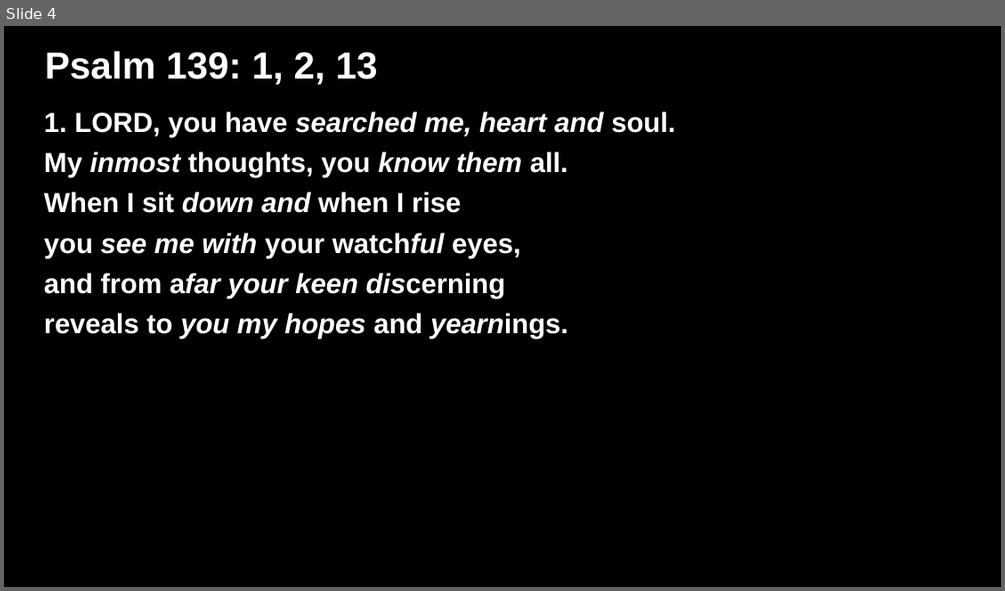
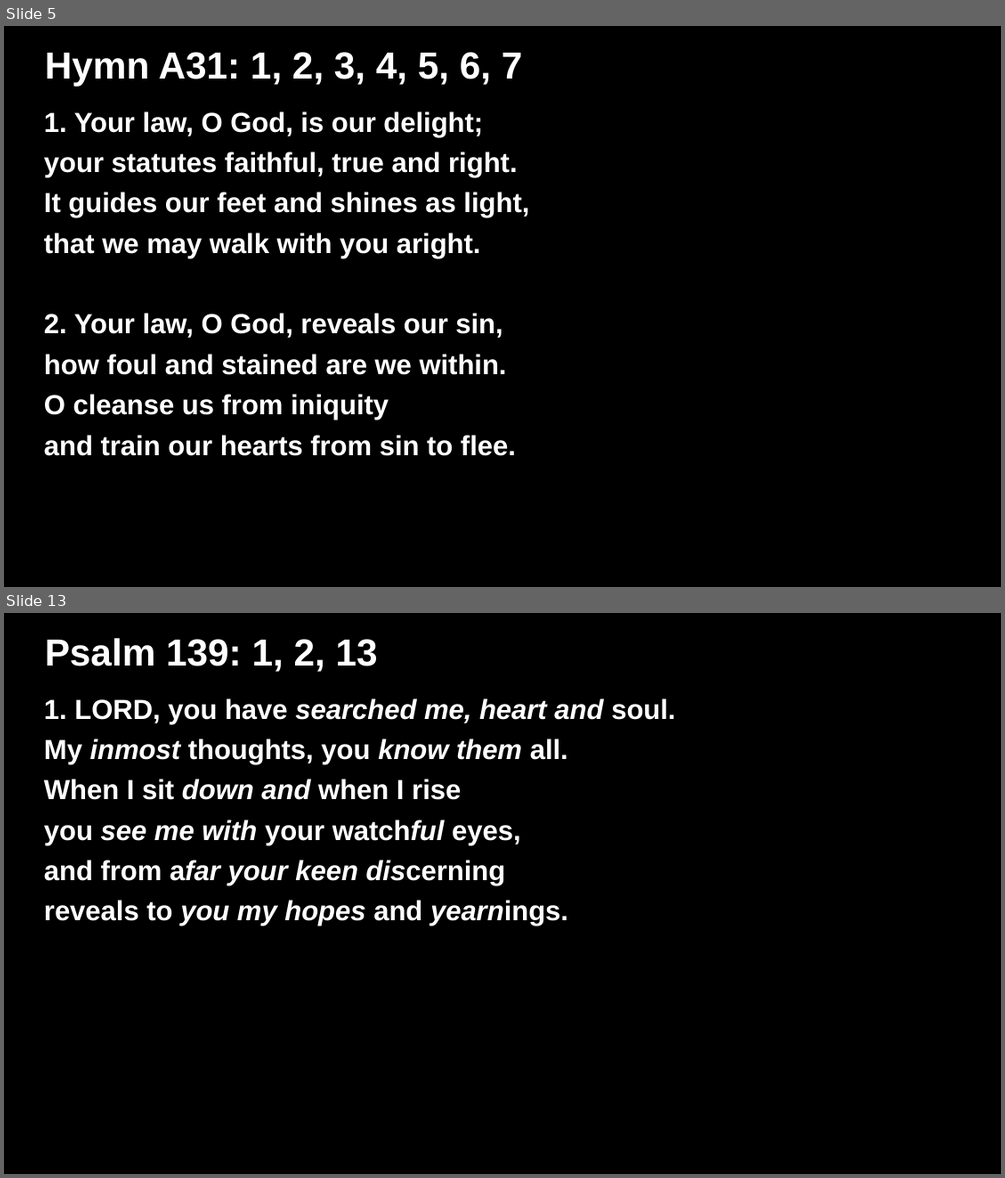
Before and after one commit to lfnincao/lyrics-presentation-creator, a slide deck: Lyrics.odp. Shown one above the other, each under a label of ours: slide 4 before the commit, slides 5 and 13 after it; the slides between them are not shown. The pictures are 1005x591 and 1005x1178 pixels, drawn with LibreOffice and Linux fonts; fonts in the diff are those of the drawing. Boxes give left, top, right and bottom in pixels: in the first picture for what was removed or moved away, otherwise in the second. Text is boxed around its words. In the diff, an @@ line names an element or a change of style, - is before the commit and + after.

```diff
--- a/Lyrics.odp
+++ b/Lyrics.odp
@@ slide 5 added at (x1=4, y1=26, x2=1001, y2=587), background #000000 @@
@@ title added at (x1=45, y1=52, x2=523, y2=86), 30 pt, text #FFFFFF, bold @@
+Hymn A31: 1, 2, 3, 4, 5, 6, 7
@@ subtitle added at (x1=44, y1=111, x2=529, y2=456), 22 pt, text #FFFFFF, bold @@
+1. Your law, O God, is our delight;
+your statutes faithful, true and right.
+It guides our feet and shines as light,
+that we may walk with you aright.
+2. Your law, O God, reveals our sin,
+how foul and stained are we within.
+O cleanse us from iniquity
+and train our hearts from sin to flee.
@@ what was slide 4 is now slide 13 @@
```
Also in this commit, not shown: 3 slides changed, 8 other slides added, 2 other files.
